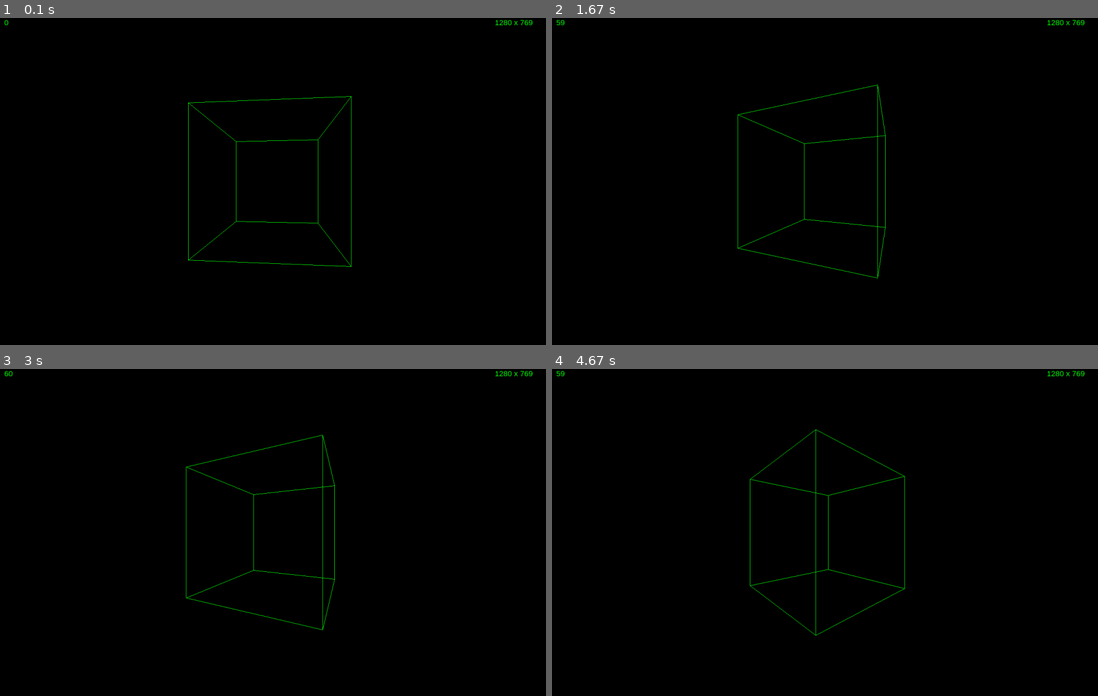
Above: before the commit, frames 1-4 (two rows, left to right).
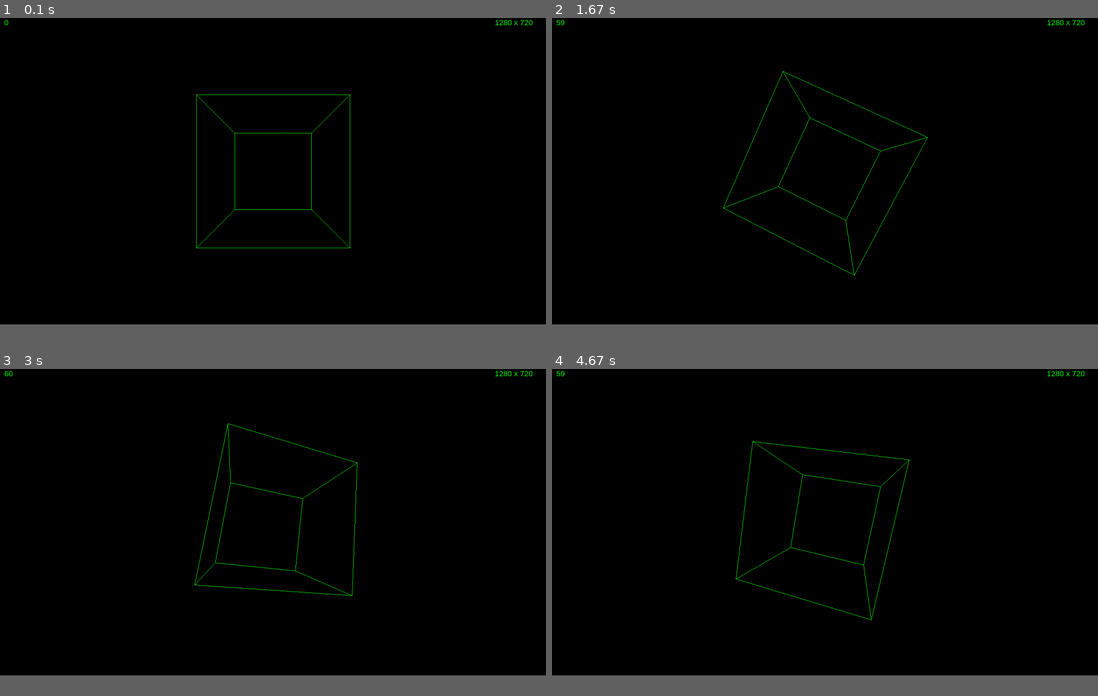
Above: after the commit, the same moments.

Repository: iserk/pygame_3d
Game: pygame game, started from cube.py
Same seed, same stepped clock (60 frames per second), same inputs: the game is played once before the commit and once after it.
Inputs:
- Up to frame 1 (0.1 s): no input
- Up to frame 2 (1.67 s): hold W 0.33-0.8 s; hold Right 0.33-0.8 s; hold Q 0.83-1.3 s; hold Right 0.83-1.3 s; hold D 0.83-1.3 s; hold Right from 1.33 s (still down); hold D from 1.33 s (still down)
- Up to frame 3 (3 s): release Right at 1.8 s; release D at 1.8 s; hold Up 1.83-2.13 s; hold W 1.83-2.13 s; tap E at 1.98 s; hold Right 2.17-2.63 s; hold D 2.17-2.63 s; hold Left from 2.67 s (still down); hold A from 2.67 s (still down)
- Up to frame 4 (4.67 s): release Left at 3.2 s; release A at 3.2 s; hold Down 3.23-3.53 s; hold S 3.23-3.53 s; tap E at 3.38, 4.55 s; hold Left 3.57-3.97 s; hold A 3.57-3.97 s; hold Up 4-4.37 s; hold W 4-4.37 s; hold Right from 4.4 s (still down); hold D from 4.4 s (still down)
In our replay, the window is 900x540 before the commit and 900x506 after it. These sizes can differ from the game's own. Grey fills any space a smaller window leaves; there, only what the larger window draws over its background counts as a difference.

The runs differ from the first frame. In frame 1, 1.3% of the frame differs, in the area x 34-98%, y 0-77%; in frame 2, 1.2%; in frame 3, 1.2%; in frame 4, 1.2%.

Commit message:
Added keyboard input

Diff:
--- a/cube.py
+++ b/cube.py
@@ -1,4 +1,4 @@
-from math import cos, sin
+from math import pi, cos, sin
 import numpy as np
 import pygame
 
@@ -9,6 +9,8 @@
 BLUE = (0, 0, 255)
 
 BG_COLOR = BLACK
+
+ROTATE_STEP = 0.02
 
 VERTICES = (
     (-10, -10, -10),
@@ -36,7 +38,8 @@
     global screen, display, clock, font, screen_size, screen_center
     pygame.init()
     # screen = pygame.display.set_mode((1280, 769))
-    screen = pygame.display.set_mode((1280, 769), vsync=True)
+    # screen = pygame.display.set_mode((1280, 769), vsync=True)
+    screen = pygame.display.set_mode((0, 0), pygame.FULLSCREEN, vsync=True)
     # screen = pygame.display.set_mode((0, 0), pygame.DOUBLEBUF | pygame.FULLSCREEN, vsync=True)
     screen_size = pygame.display.get_surface().get_size()
 
@@ -63,7 +66,7 @@
 def rotate_x(verts, a):
     transform_matrix = np.array([
         [1, 0, 0],
-        [0, cos(a), sin(a)],
+        [0, cos(a), -sin(a)],
         [0, sin(a), cos(a)],
     ])
     return np.transpose(np.dot(transform_matrix, np.transpose(verts)))
@@ -88,15 +91,19 @@
 
 
 def draw_scene():
-    global angle_y
+    global angle_x, angle_y, angle_z
 
     camera = np.array(CAMERA_POSITION)
     center = np.array(screen_center)
     verts = np.array(VERTICES)
 
+    verts = rotate_x(verts, angle_x)
     verts = rotate_y(verts, angle_y)
+    verts = rotate_z(verts, angle_z)
 
-    angle_y += -.02
+    # angle_x += -.02
+    # angle_y += -.02
+    # angle_z += -.02
 
     verts = np.subtract(verts, camera)
 
@@ -122,7 +129,9 @@
 if __name__ == '__main__':
     init_graph()
 
+    angle_x = 0
     angle_y = 0
+    angle_z = 0
 
     loop = 1
     while loop:
@@ -134,6 +143,36 @@
         for event in pygame.event.get():
             if event.type == pygame.QUIT:
                 loop = 0
+            elif event.type == pygame.KEYDOWN:
+                if event.key == pygame.K_LEFT:
+                    angle_y -= ROTATE_STEP
+
+        #         if event.key == pygame.K_RIGHT:
+        #             angle_y += ROTATE_STEP
+
+        #         if event.key == pygame.K_UP:
+        #             angle_x -= ROTATE_STEP
+
+        #         if event.key == pygame.K_DOWN:
+        #             angle_x += ROTATE_STEP
+
+        keys = pygame.key.get_pressed()
+        if keys[pygame.K_LEFT] or keys[pygame.K_a]:
+            angle_y -= ROTATE_STEP
+        elif keys[pygame.K_RIGHT] or keys[pygame.K_d]:
+            angle_y += ROTATE_STEP
+
+        if keys[pygame.K_UP] or keys[pygame.K_w]:
+            angle_x -= ROTATE_STEP
+        elif keys[pygame.K_DOWN] or keys[pygame.K_s]:
+            angle_x += ROTATE_STEP
+
+        if keys[pygame.K_q]:
+            angle_z += ROTATE_STEP
+        elif keys[pygame.K_e]:
+            angle_z -= ROTATE_STEP
+
+
         clock.tick(60)
         pygame.display.flip()
 
